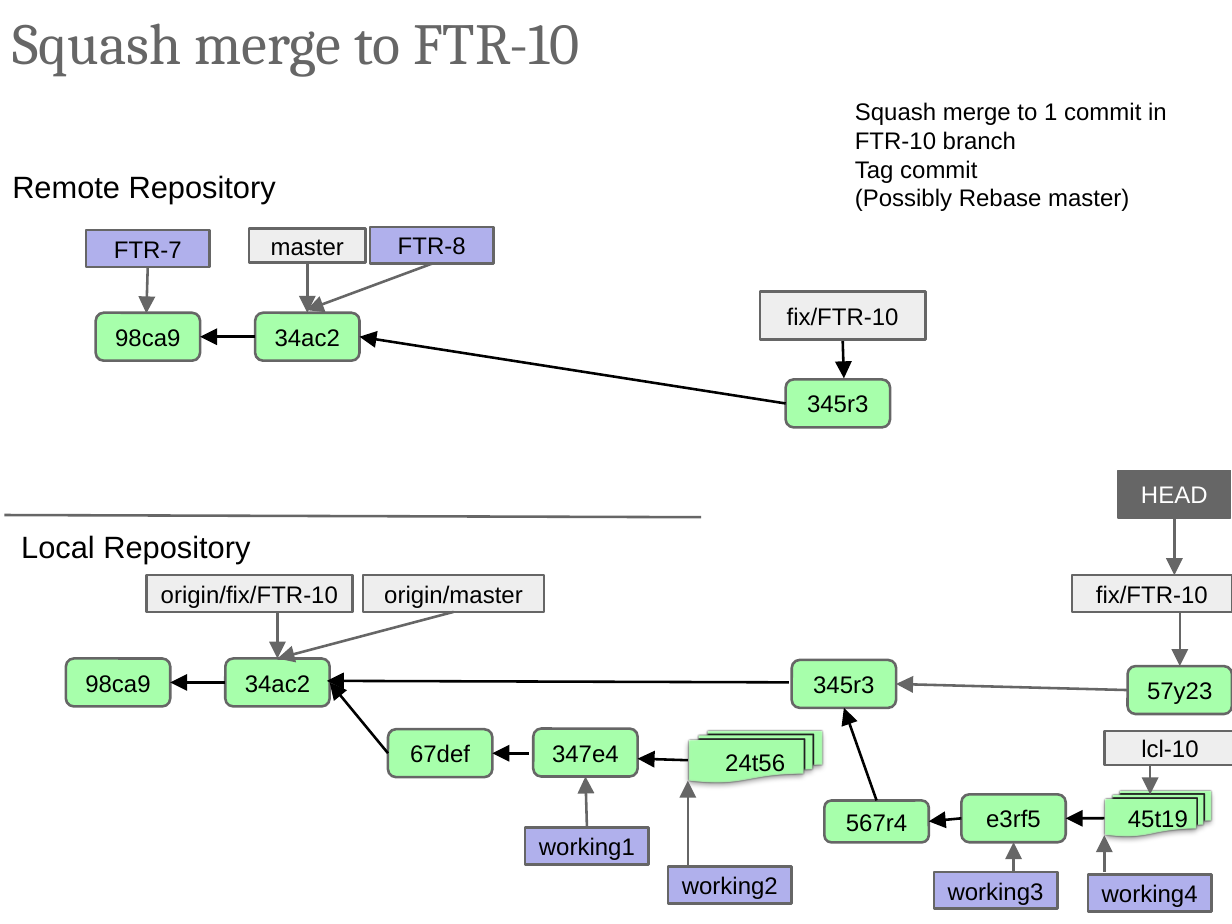
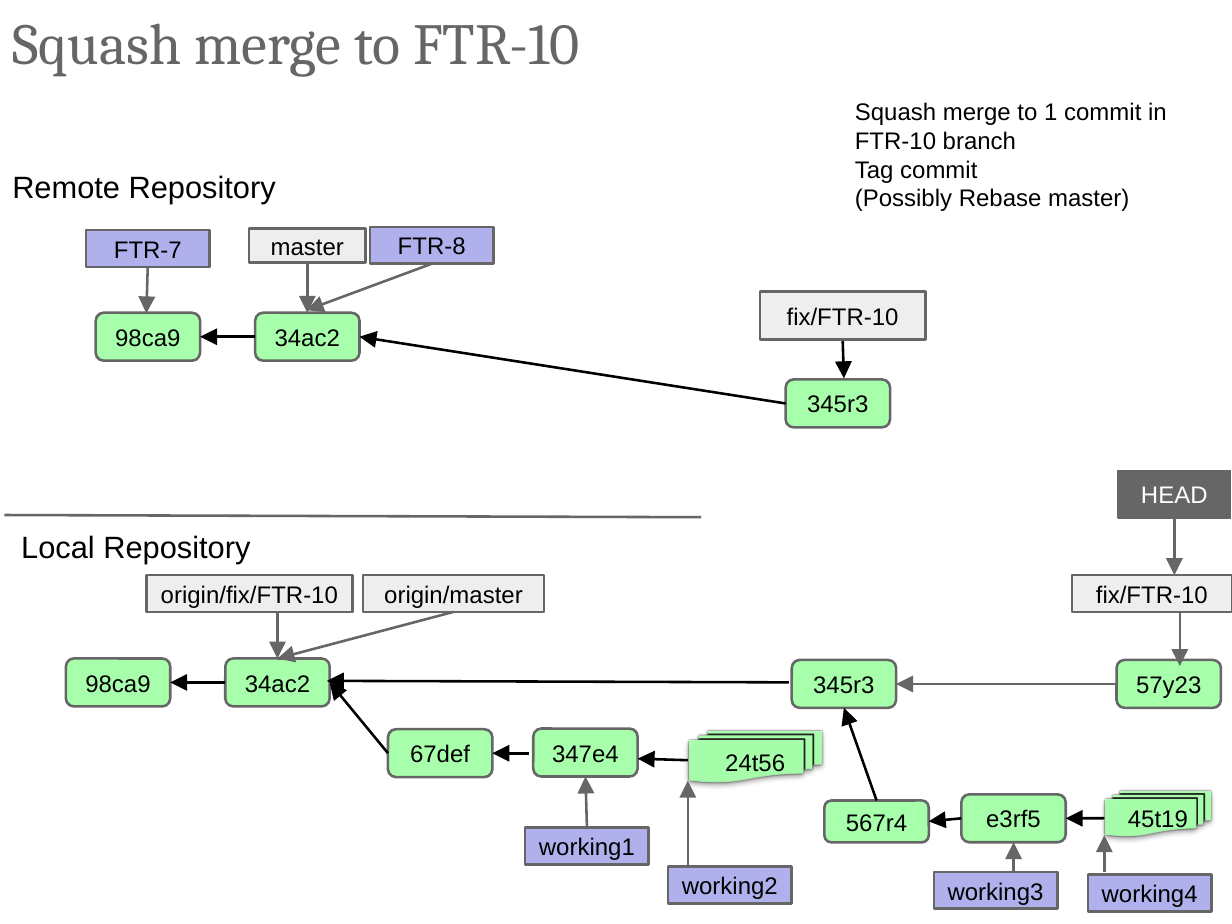
Before and after one commit to ilyaro/mysite, a slide deck: slide 17 of WorkStuff/Courses/Git/Git_Gitlab_Best_Practices/Git_Gitlab_BestPractices.pptx. Drawn at 1232x924 pixels with LibreOffice and Linux fonts; fonts in the diff are those of the drawing. Boxes give left, top, right and bottom in pixels: in the first picture for what was removed or moved away, otherwise in the second. Text is boxed around its words. In the diff, an @@ line names an element or a change of style, - is before the commit and + after.

```diff
--- a/WorkStuff/Courses/Git/Git_Gitlab_Best_Practices/Git_Gitlab_BestPractices.pptx
+++ b/WorkStuff/Courses/Git/Git_Gitlab_Best_Practices/Git_Gitlab_BestPractices.pptx
@@ arrow moved from (1127, 690) - (896, 684) to (1116, 684) - (896, 684) @@
@@ rounded rectangle "57y23": place and size @@
-rounded rectangle "57y23" at (1127, 667, 1232, 715)
+rounded rectangle "57y23" at (1116, 660, 1221, 708)
@@ rectangle removed at (1104, 731, 1232, 765) @@
-lcl-10
@@ arrow removed from (1151, 765) to (1151, 795) @@
```
Also in this commit, not shown: 14 other slides changed, 6 slides added, 1 slide removed.
